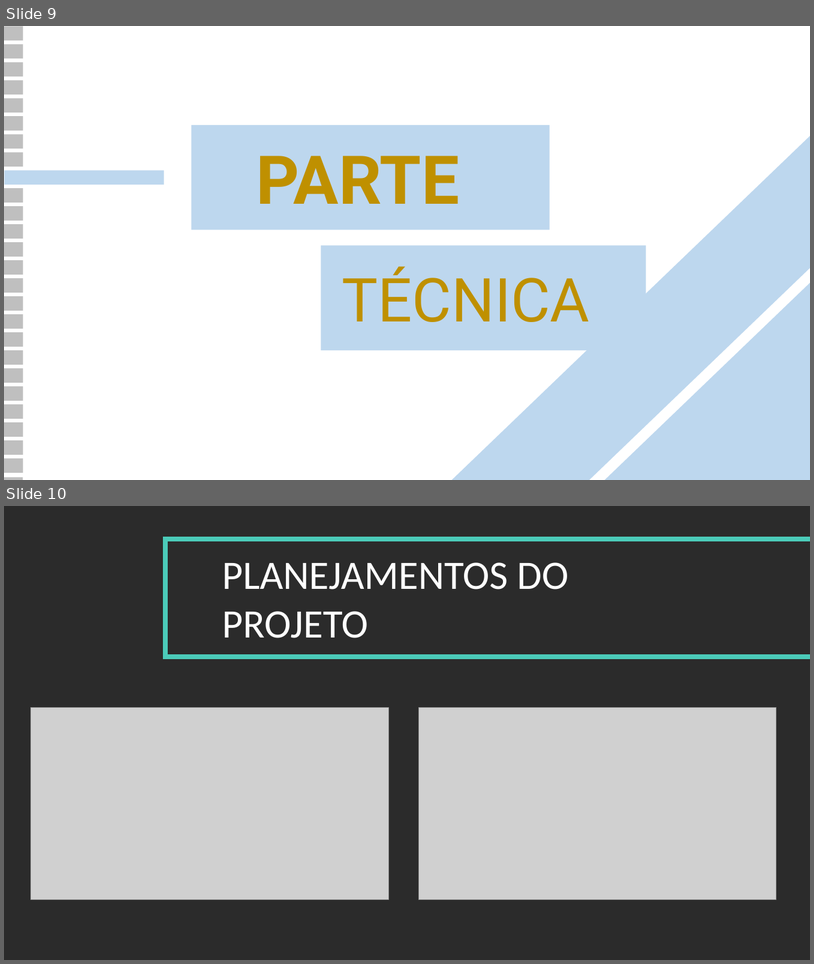
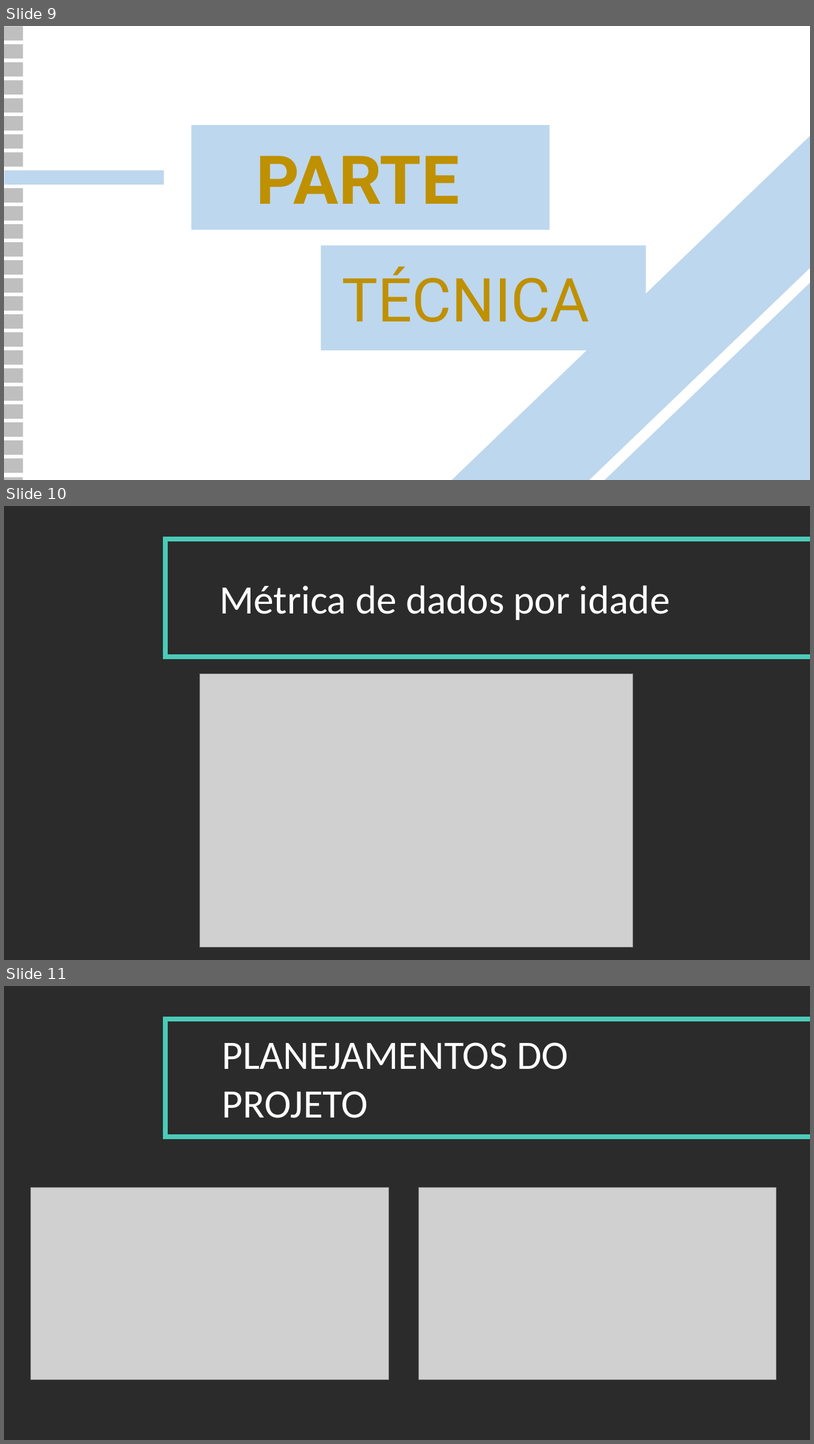
Before and after one commit to luizekstein/individual-project, a slide deck: Documentação/PPT/Apresentação - LOL.pptx. Shown one above the other, each under a label of ours: slides 9 and 10 before the commit, slides 9, 10 and 11 after it. The pictures are 814x964 and 814x1444 pixels, drawn with LibreOffice and Linux fonts; fonts in the diff are those of the drawing; grey boxes stand for pictures; background and template pictures are left out; a plain dark background stands for a picture behind light text. Boxes give left, top, right and bottom in pixels: in the first picture for what was removed or moved away, otherwise in the second. Text is boxed around its words. In the diff, an @@ line names an element or a change of style, - is before the commit and + after.

Commit message:
FINAL - Pós apresentação

```diff
--- a/Documentação/PPT/Apresentação - LOL.pptx
+++ b/Documentação/PPT/Apresentação - LOL.pptx
@@ slide 10 added at [4, 506, 810, 960], background picture (left out) @@
@@ rectangle added at [165, 538, 810, 657], outline #CEE1F2 6 pt @@
@@ text added at [219, 585, 671, 620], 48 pt, text #FFFFFF @@
+Métrica de dados por idade
@@ picture added at [200, 674, 633, 948] @@
@@ what was slide 10 is now slide 11 @@
```
Also in this commit, not shown: 1 other file.
